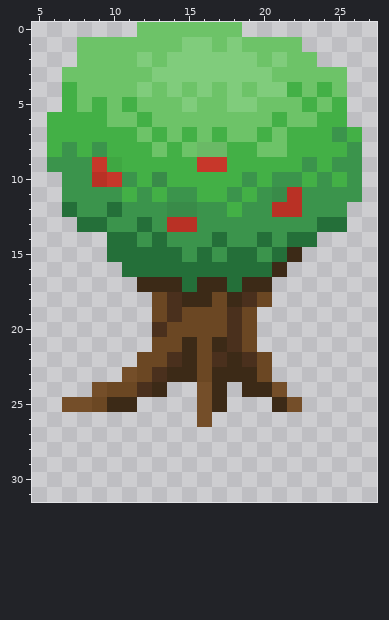
File history of a pixel-art sprite, server/public/assets/game/tilesets/tree_tile_demo.png. The picture above was drawn from the file before the commit.
The file is 32x32 pixels. Colours within 5 levels of each other are drawn and written as one. Shown: x 5..27, y 0..31. The old version is drawn lined up with the new one.
After:
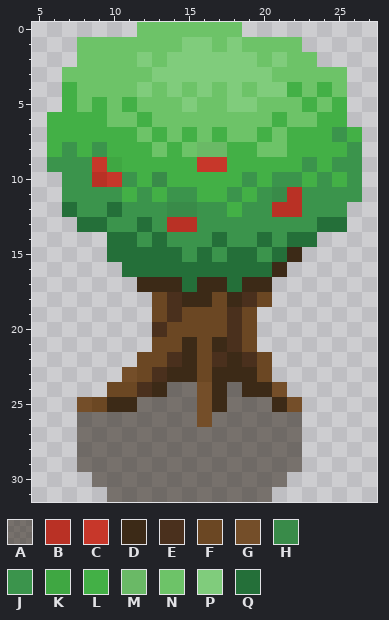
Palette (. is transparent): A #251a0e83  B #b93125  C #c7372a  D #3c2a17  E #4a301d  F #6b4723  G #744e29  H #398b49  J #3b944c  K #3fa742  L #43b046  M #6ab966  N #6dc368  P #80cc7c  Q #246f39
Change:
whole drawing moved by +0,-3 (the old picture is shown already moved)
The edit adds colour A in row 24 at x 14 to 15 and 18; in row 25 at x 12 to 15 and 18 to 20; in row 26 at x 8 to 15 and 17 to 22; in rows 27 to 29 at x 8 to 22; in row 30 at x 9 to 21; in row 31 at x 10 to 20.
Colour G is removed in row 24 at x 9; in row 25 at x 7.
Changed places in both pictures, as pixel boxes (x1, y1, x2, y2):
changed: (62, 382, 302, 502)
